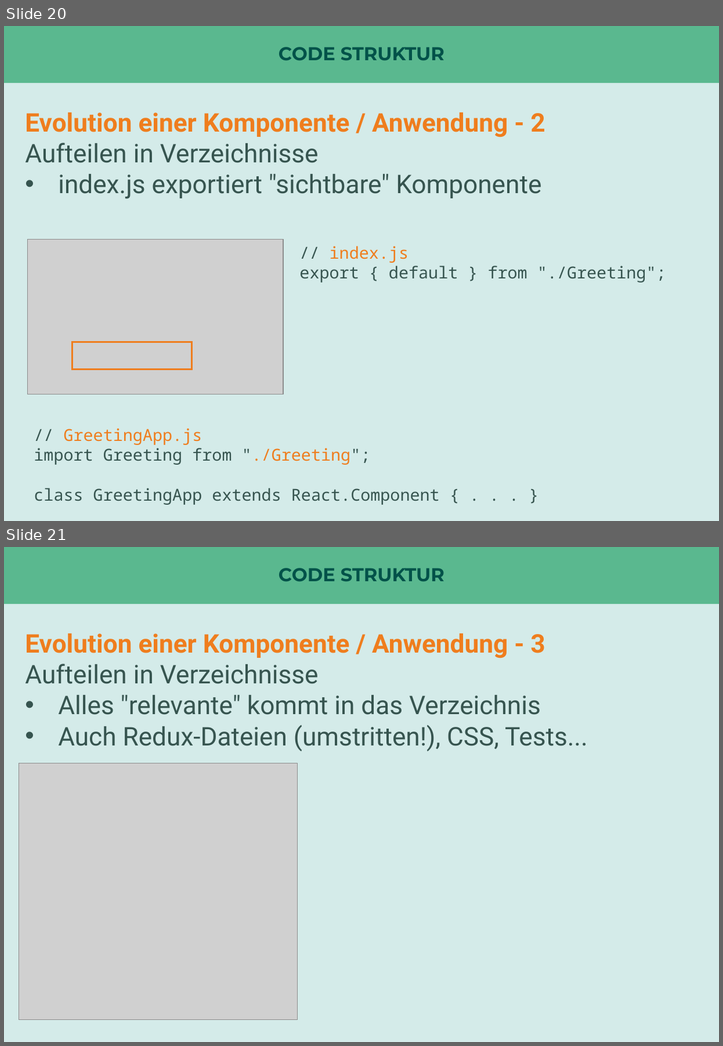
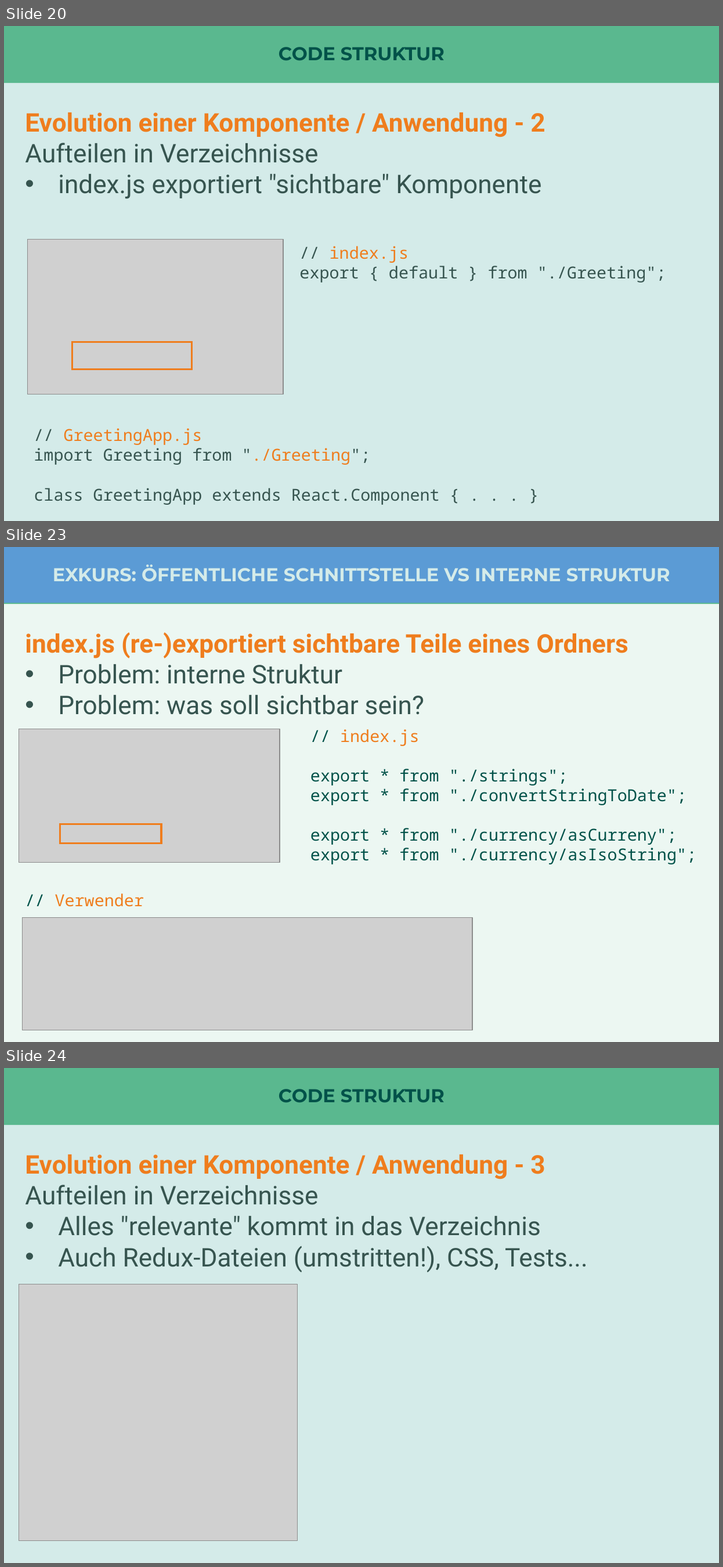
Before and after one commit to nilshartmann/react-talk, a slide deck: react-in-enterprise-anwendungen.pptx. Shown one above the other, each under a label of ours: slides 20 and 21 before the commit, slides 20, 23 and 24 after it; the slides between them are not shown. The pictures are 723x1046 and 723x1567 pixels, drawn with LibreOffice and Linux fonts; fonts in the diff are those of the drawing; grey boxes stand for pictures. Boxes give left, top, right and bottom in pixels: in the first picture for what was removed or moved away, otherwise in the second. Text is boxed around its words. In the diff, an @@ line names an element or a change of style, - is before the commit and + after.

```diff
--- a/react-in-enterprise-anwendungen.pptx
+++ b/react-in-enterprise-anwendungen.pptx
@@ slide 23 added at (4, 547, 719, 1042), background #5AB88F at 11% opacity; not listed: 1 template element that a slide beside it also shows @@
@@ rectangle added at (4, 547, 719, 603), fill #5B9BD5 @@
@@ title added at (53, 564, 670, 582), 20.3 pt, text #D4EBE9, bold @@
+EXKURS: ÖFFENTLICHE SCHNITTSTELLE VS INTERNE STRUKTUR
@@ text added at (25, 632, 628, 715), 28 pt, text #36544F @@
+index.js (re-)exportiert sichtbare Teile eines Ordners
+• Problem: interne Struktur
+• Problem: was soll sichtbar sein?
@@ picture added at (18, 729, 280, 863) @@
@@ text added at (310, 729, 696, 864), 18 pt, text #025249 @@
+// index.js
+export * from "./strings";
+export * from "./convertStringToDate";
+export * from "./currency/asCurreny";
+export * from "./currency/asIsoString";
@@ rectangle added at (60, 824, 161, 843), outline #EF7D1D 2 pt @@
@@ text added at (55, 893, 144, 907), 18 pt, text #EF7D1D @@
+// Verwender
@@ picture added at (23, 917, 473, 1030) @@
@@ what was slide 21 is now slide 24 @@
```
Also in this commit, not shown: 3 slides changed, 3 other slides added, 1 slide removed, 1 other file.
